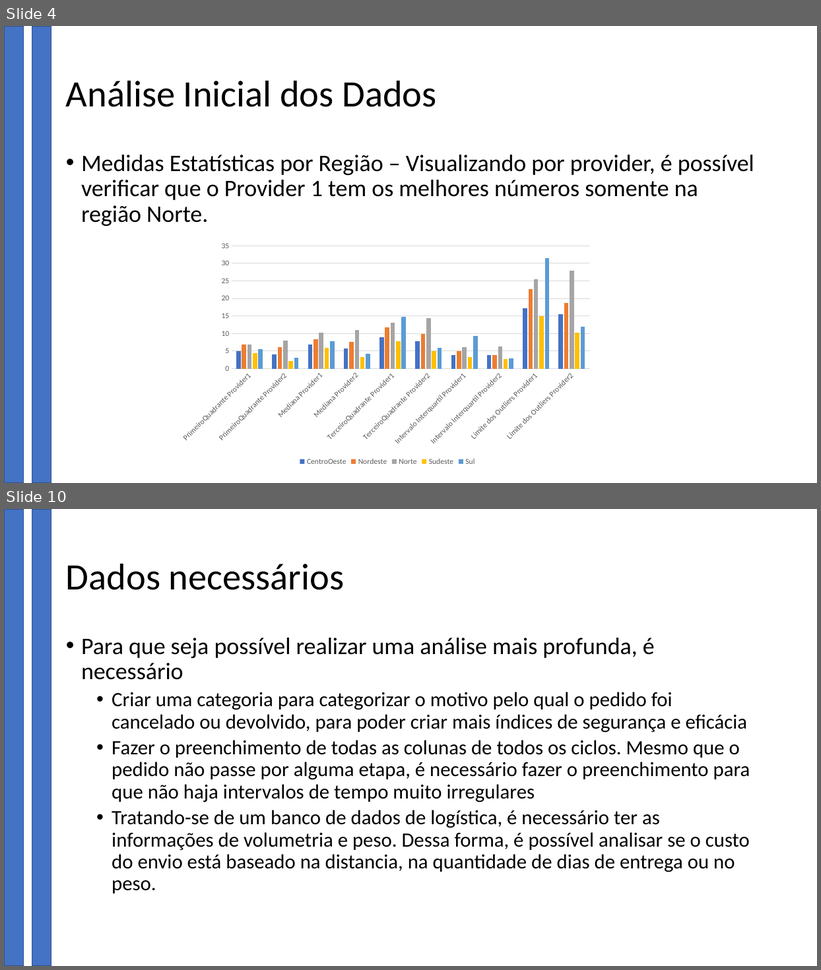
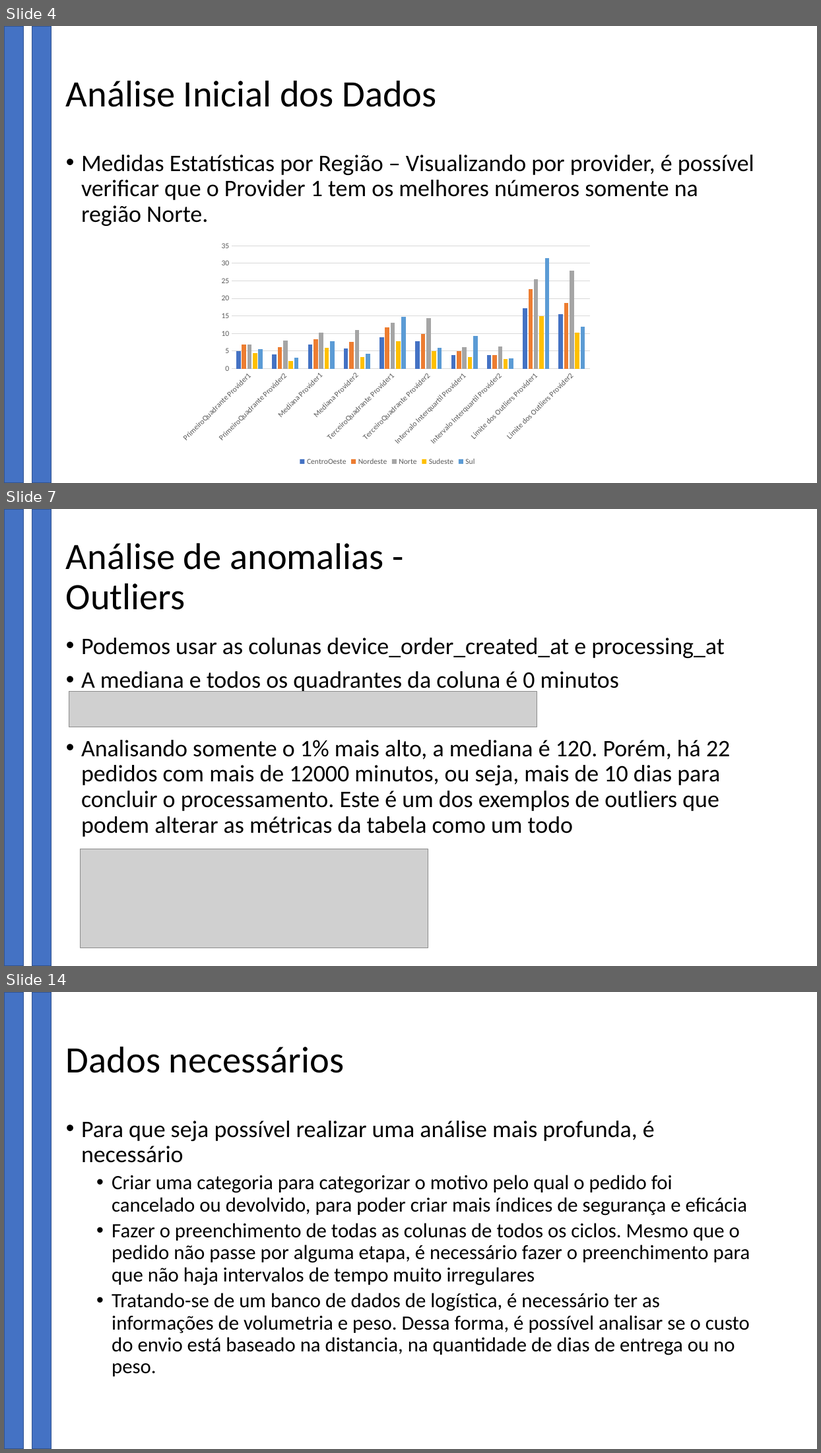
Before and after one commit to b4h14/Logistics-test, a slide deck: Apresentacao.pptx. Shown one above the other, each under a label of ours: slides 4 and 10 before the commit, slides 4, 7 and 14 after it; the slides between them are not shown. The pictures are 821x970 and 821x1453 pixels, drawn with LibreOffice and Linux fonts; fonts in the diff are those of the drawing; grey boxes stand for pictures; background and template pictures are left out. Boxes give left, top, right and bottom in pixels: in the first picture for what was removed or moved away, otherwise in the second. Text is boxed around its words. In the diff, an @@ line names an element or a change of style, - is before the commit and + after.

```diff
--- a/Apresentacao.pptx
+++ b/Apresentacao.pptx
@@ slide 7 added at (4, 509, 817, 966), background #FFFFFF; not listed: 2 template elements that a slide beside it also shows @@
@@ title added at (66, 543, 384, 610), 44 pt, text #000000 @@
+Análise de anomalias - Outliers
@@ text added at (81, 638, 730, 837), 28 pt, text #000000 @@
+• Podemos usar as colunas device_order_created_at e processing_at
+• A mediana e todos os quadrantes da coluna é 0 minutos
+• Analisando somente o 1% mais alto, a mediana é 120. Porém, há 22 pedidos com mais de 12000 minutos, ou seja, mais de 10 dias para concluir o processamento. Este é um dos exemplos de outliers que podem alterar as métricas da tabela como um todo
@@ picture added at (69, 691, 537, 727) @@
@@ picture added at (81, 850, 428, 949) @@
@@ what was slide 10 is now slide 14 @@
```
Also in this commit, not shown: 5 slides changed, 3 other slides added.
